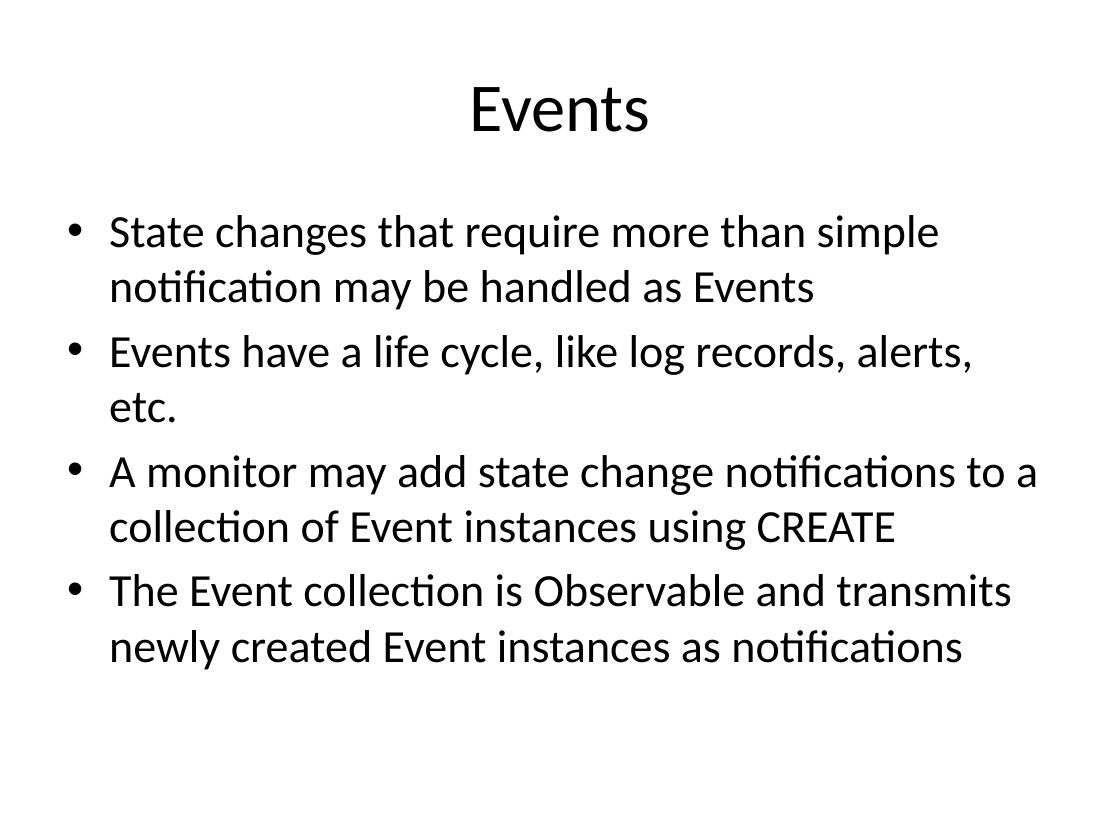
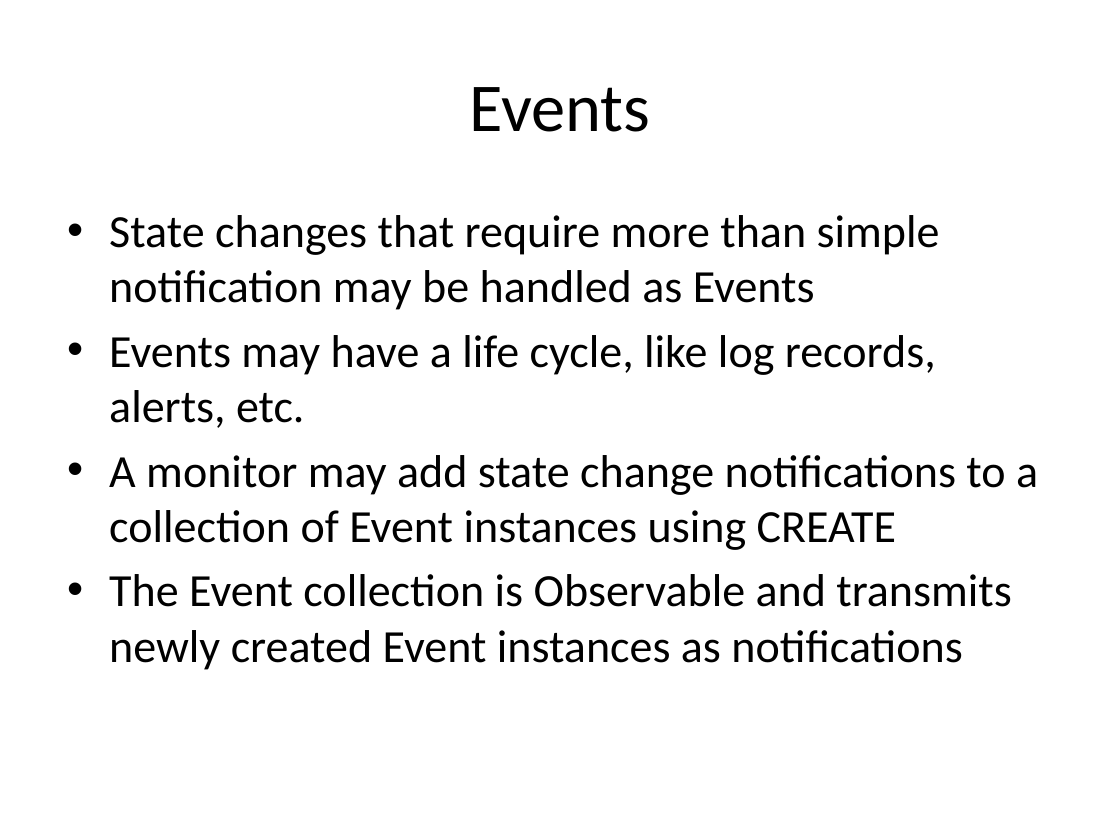
Before and after one commit to connectIOT/iotivity-servient, a slide deck: slide 9 of docs/RESTful Notification.pptx. Drawn at 1120x840 pixels with LibreOffice and Linux fonts; fonts in the diff are those of the drawing. Boxes give left, top, right and bottom in pixels: in the first picture for what was removed or moved away, otherwise in the second. Text is boxed around its words. In the diff, an @@ line names an element or a change of style, - is before the commit and + after.

```diff
--- a/docs/RESTful Notification.pptx
+++ b/docs/RESTful Notification.pptx
@@ text at (109, 335, 936, 428): text changed @@
-• Events have a life cycle, like log records, alerts, etc.
+• Events may have a life cycle, like log records, alerts, etc.
```
Also in this commit, not shown: 1 slide added.
